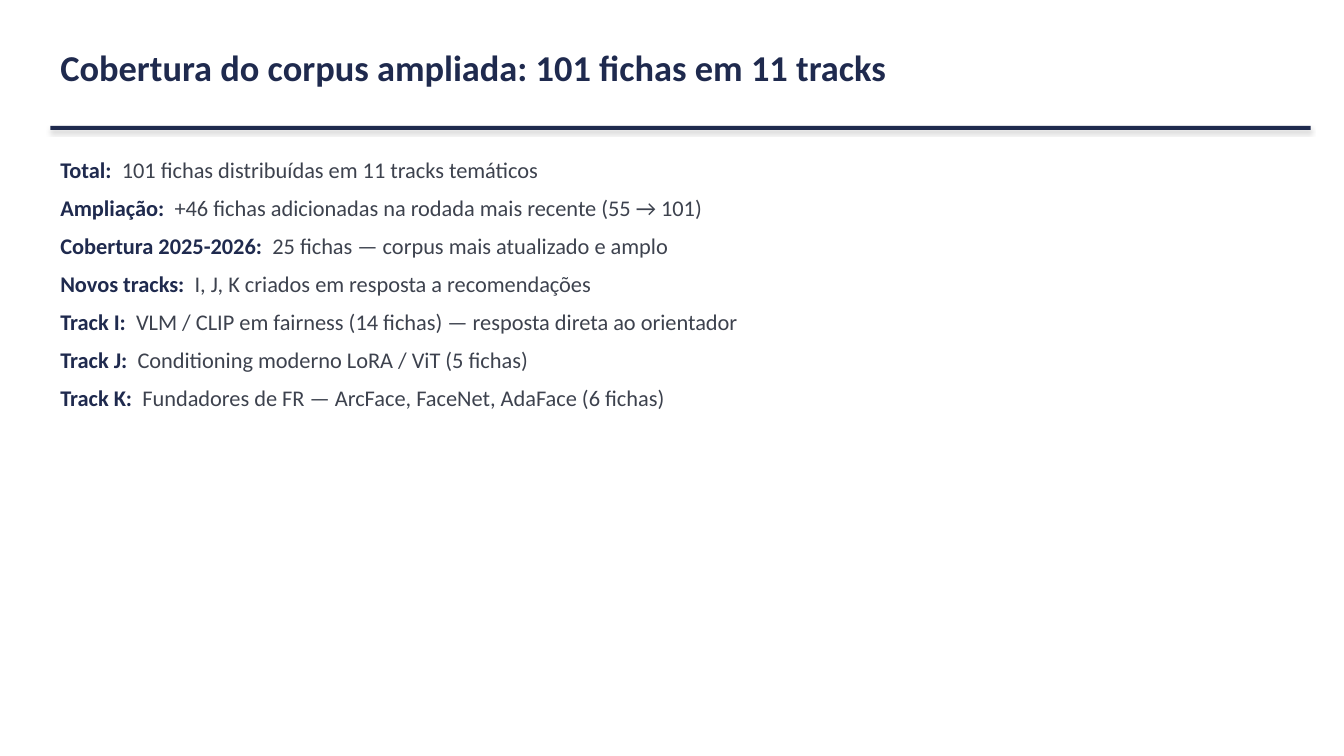
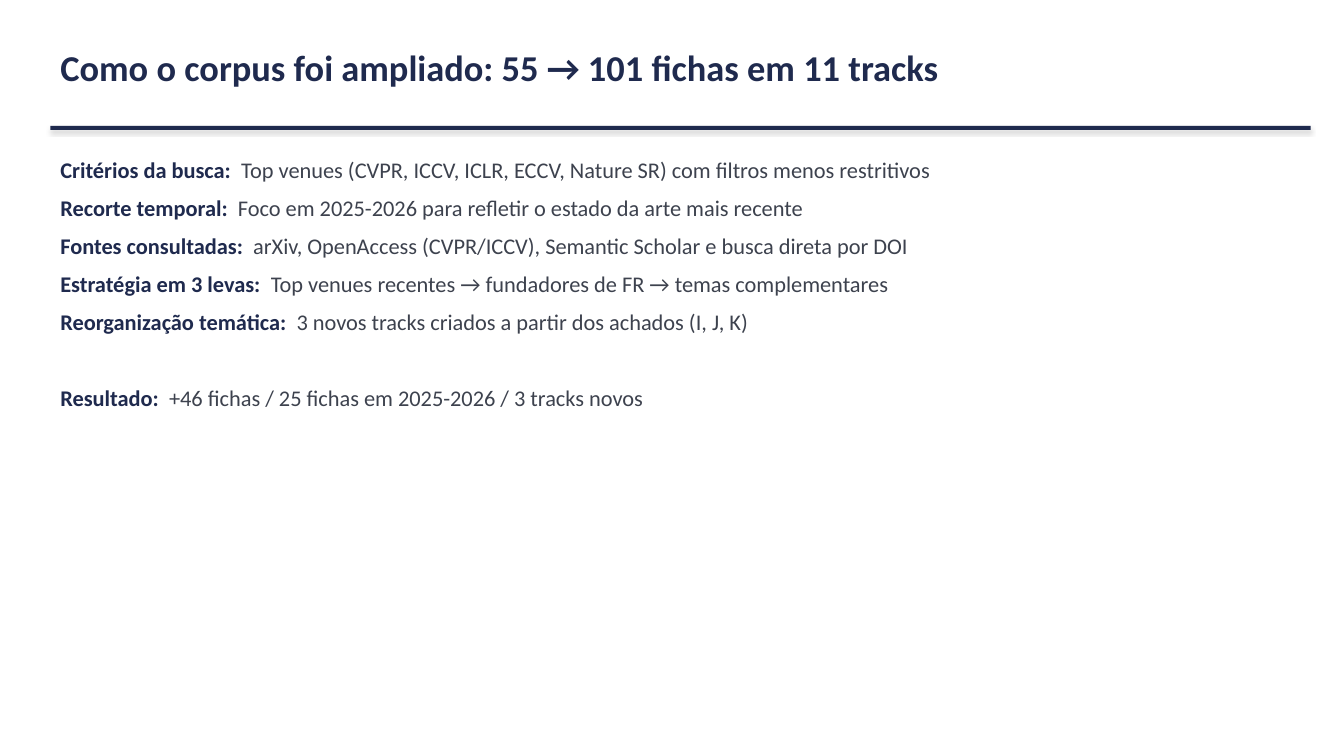
Before and after one commit to marcellozzetti/Facial-Recognition-Models-Mitigating-Bias, a slide deck: slide 6 of docs/ativo/material_reuniao_orientador_2026-06-15.pptx. Drawn at 1344x756 pixels with LibreOffice and Linux fonts; fonts in the diff are those of the drawing. Boxes give left, top, right and bottom in pixels: in the first picture for what was removed or moved away, otherwise in the second. Text is boxed around its words. In the diff, an @@ line names an element or a change of style, - is before the commit and + after.

```diff
--- a/docs/ativo/material_reuniao_orientador_2026-06-15.pptx
+++ b/docs/ativo/material_reuniao_orientador_2026-06-15.pptx
@@ text at [60,55,938,87]: text changed @@
-Cobertura do corpus ampliada: 101 fichas em 11 tracks
+Como o corpus foi ampliado: 55 → 101 fichas em 11 tracks
@@ text at [60,162,929,406]: text changed @@
-Total: 101 fichas distribuídas em 11 tracks temáticos
-Ampliação: +46 fichas adicionadas na rodada mais recente (55 → 101)
-Cobertura 2025-2026: 25 fichas — corpus mais atualizado e amplo
-Novos tracks: I, J, K criados em resposta a recomendações
-Track I: VLM / CLIP em fairness (14 fichas) — resposta direta ao orientador
-Track J: Conditioning moderno LoRA / ViT (5 fichas)
-Track K: Fundadores de FR — ArcFace, FaceNet, AdaFace (6 fichas)
+Critérios da busca: Top venues (CVPR, ICCV, ICLR, ECCV, Nature SR) com filtros menos restritivos
+Recorte temporal: Foco em 2025-2026 para refletir o estado da arte mais recente
+Fontes consultadas: arXiv, OpenAccess (CVPR/ICCV), Semantic Scholar e busca direta por DOI
+Estratégia em 3 levas: Top venues recentes → fundadores de FR → temas complementares
+Reorganização temática: 3 novos tracks criados a partir dos achados (I, J, K)
+Resultado: +46 fichas / 25 fichas em 2025-2026 / 3 tracks novos
```
Also in this commit, not shown: 3 other slides changed, 1 other file.
